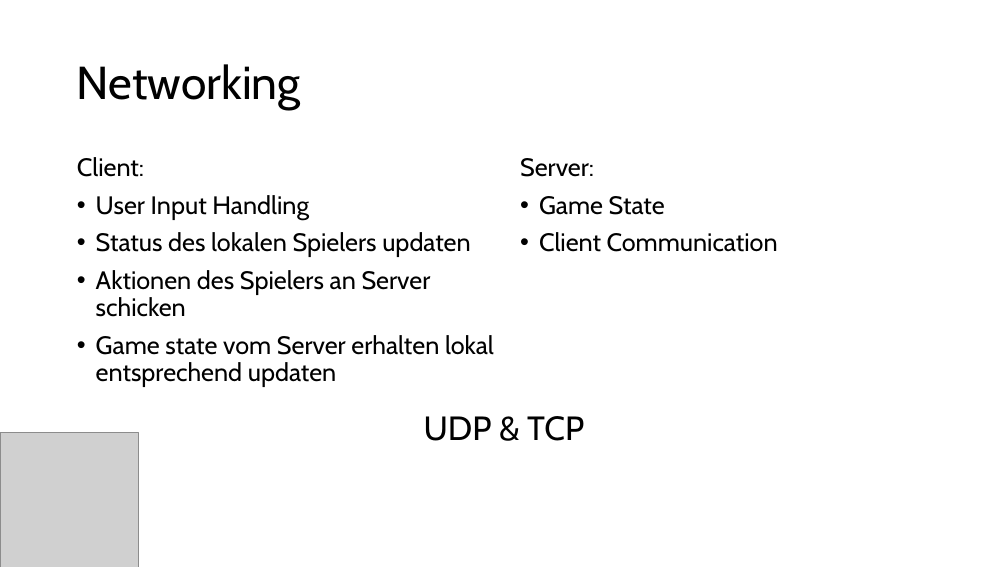
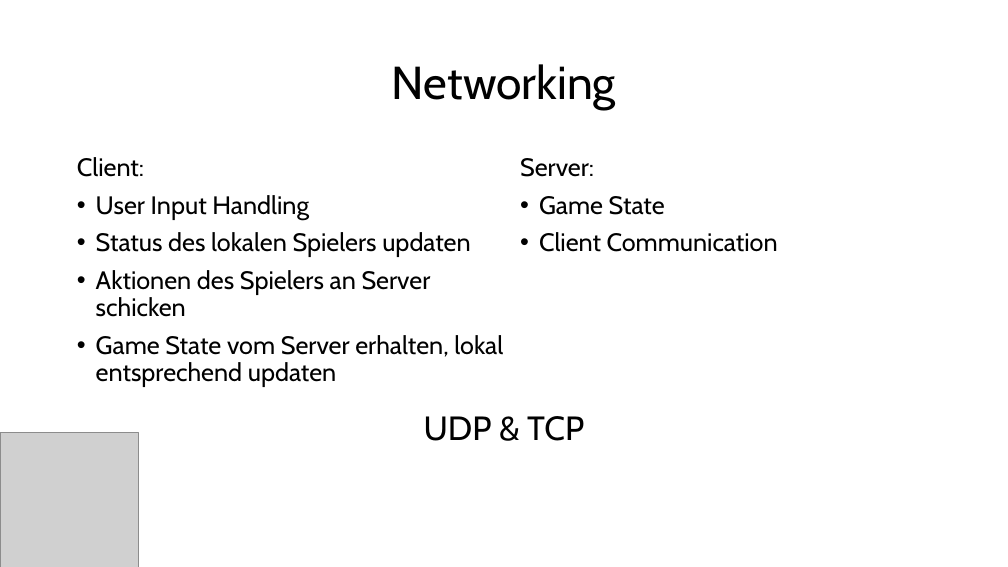
Before and after one commit to verifizieren/iGOAT, a slide deck: slide 7 of Presentation/Gruppe10(Präsentation1).pptx. Drawn at 1008x567 pixels with LibreOffice and Linux fonts; fonts in the diff are those of the drawing; grey boxes stand for pictures; background and template pictures are left out. Boxes give left, top, right and bottom in pixels: in the first picture for what was removed or moved away, otherwise in the second. Text is boxed around its words. In the diff, an @@ line names an element or a change of style, - is before the commit and + after.

```diff
--- a/Presentation/Gruppe10(Präsentation1).pptx
+++ b/Presentation/Gruppe10(Präsentation1).pptx
@@ title "Networking" at (392,64,616,110): alignment left to centre @@
@@ text at (96,335,503,387): text changed @@
-• Game state vom Server erhalten lokal entsprechend updaten
+• Game State vom Server erhalten, lokal entsprechend updaten
```
Also in this commit, not shown: 5 other slides changed.
